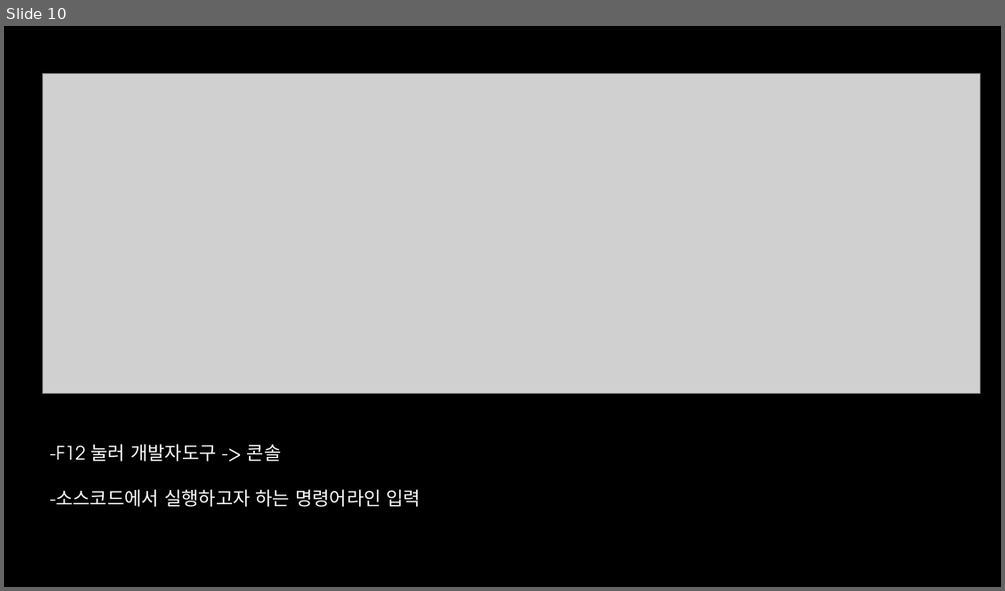
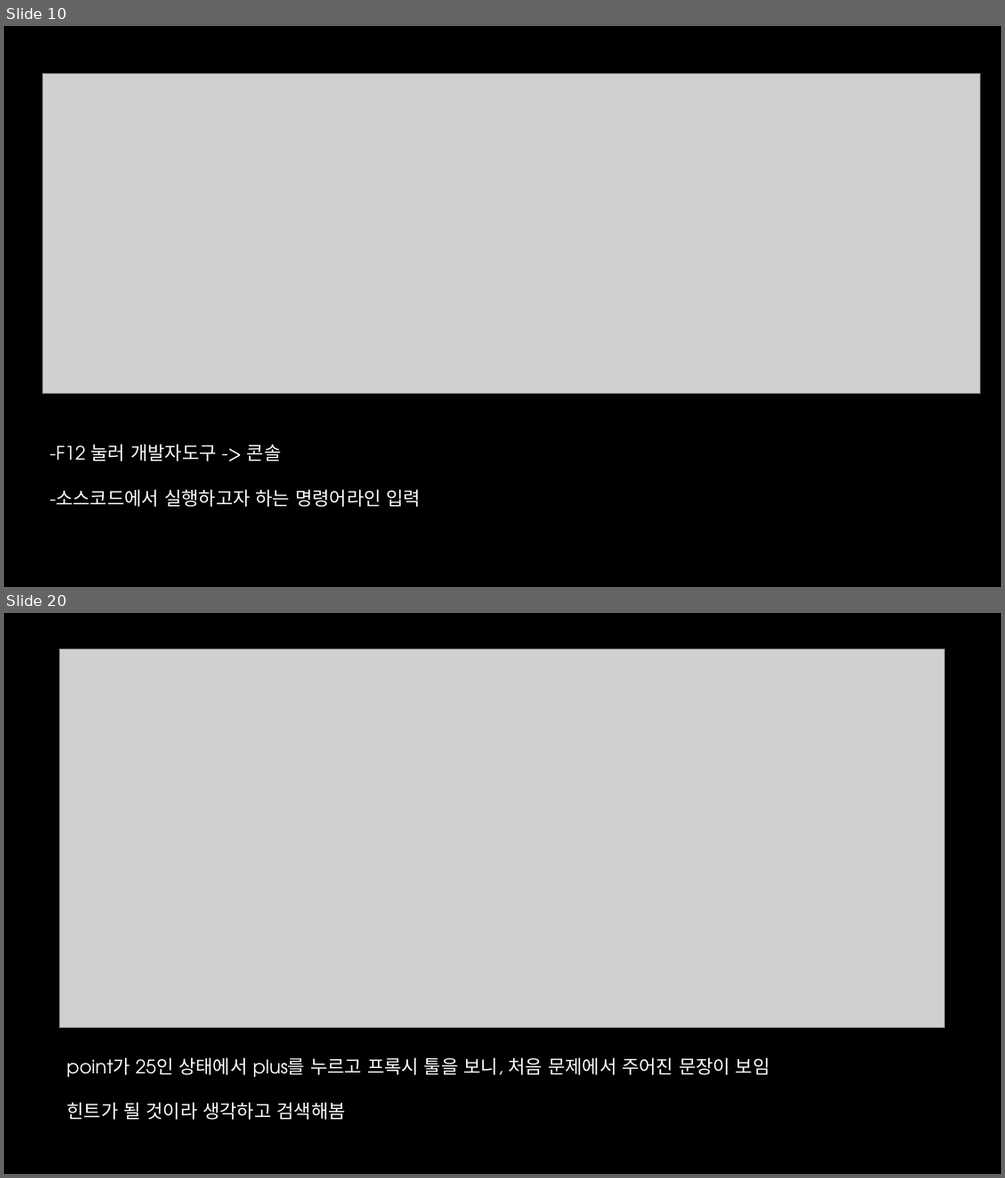
Before and after one commit to TAEKnical/Presentation-material-, a slide deck: 모두의보안 suninatas web.pptx. Shown one above the other, each under a label of ours: slide 10 before the commit, slides 10 and 20 after it; the slides between them are not shown. The pictures are 1005x591 and 1005x1178 pixels, drawn with LibreOffice and Linux fonts; fonts in the diff are those of the drawing; grey boxes stand for pictures; background and template pictures are left out. Boxes give left, top, right and bottom in pixels: in the first picture for what was removed or moved away, otherwise in the second. Text is boxed around its words. In the diff, an @@ line names an element or a change of style, - is before the commit and + after.

```diff
--- a/모두의보안 suninatas web.pptx
+++ b/모두의보안 suninatas web.pptx
@@ slide 20 added at [4, 613, 1001, 1174], background picture (left out) @@
@@ picture added at [59, 649, 945, 1027] @@
@@ text added at [66, 1057, 770, 1119], 18 pt, text #FFFFFF @@
+point가 25인 상태에서 plus를 누르고 프록시 툴을 보니, 처음 문제에서 주어진 문장이 보임
+힌트가 될 것이라 생각하고 검색해봄
```
Also in this commit, not shown: 17 other slides added.
